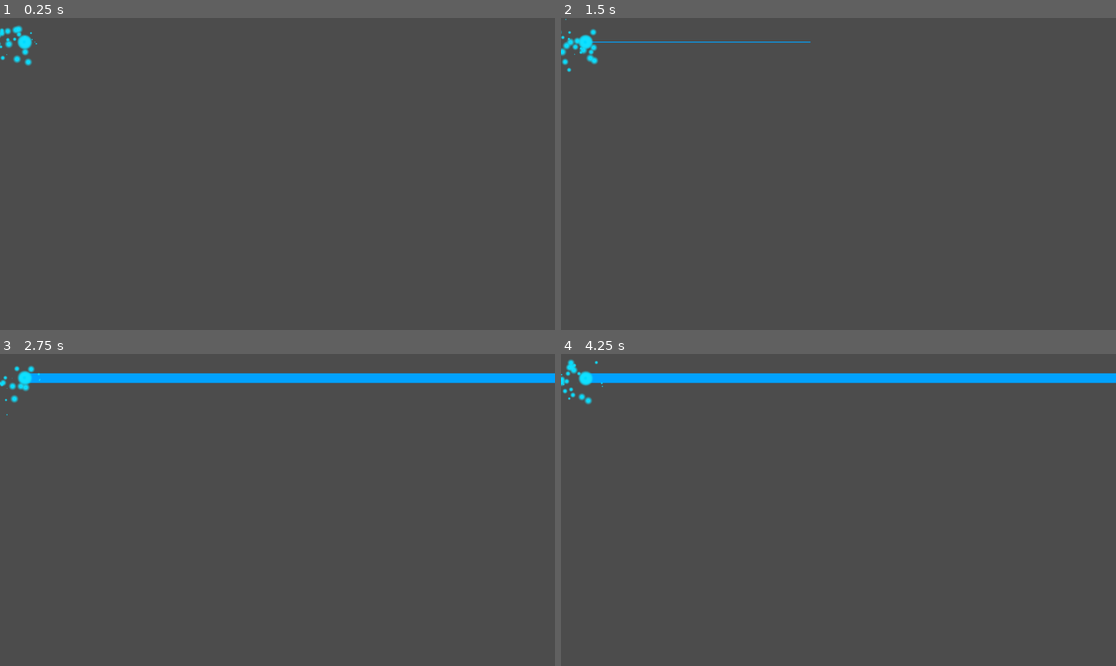
Above: before the commit, frames 1-4 (two rows, left to right).
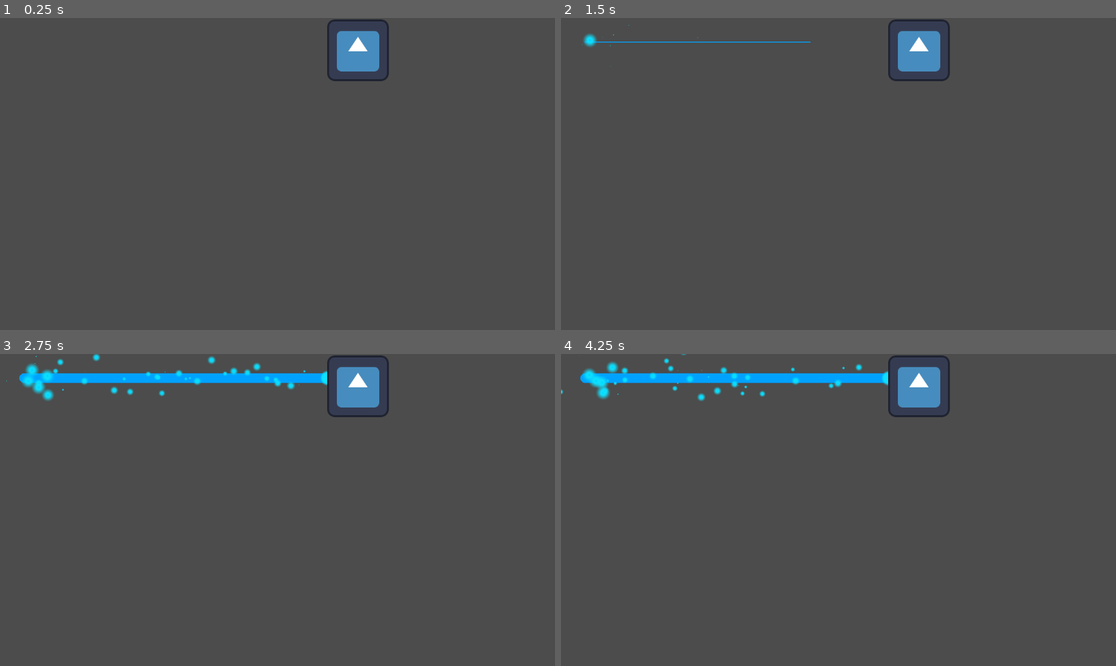
Above: after the commit, the same moments.

Repository: BlurryGames/VFXSecrets
Game: Godot game, scene res://04LaserBeam/PrototypingTheLaser/prototyping_the_laser.tscn
The game is run twice, just before and just after one commit, with the same random seed, the same clock (stepped at 60 frames per second) and the same inputs. The project has no main scene, so this scene is started directly. The engine's default icon, where the game draws it, is replaced by a stand-in: a white triangle on a blue panel in a dark square.
Inputs:
- Up to frame 1 (0.25 s): no input
- Up to frame 2 (1.5 s): tap Enter (ui_accept) at 0.5, 1.35 s; hold Enter (ui_accept) 0.53-1.28 s
- Up to frame 3 (2.75 s): tap Enter (ui_accept) at 1.52, 1.82 s; hold Enter (ui_accept) from 2.03 s (still down)
- Up to frame 4 (4.25 s): release Enter (ui_accept) at 2.78 s; tap Enter (ui_accept) at 2.85, 3.02, 3.32 s; hold Enter (ui_accept) from 3.53 s (still down)

The runs differ from the first frame. In frame 1, 1.6% of the frame differs, in the area x 0-71%, y 0-21%; in frame 2, 1.6%; in frame 3, 3.3%; in frame 4, 3.3%, in the area x 0-100%, y 0-21%.

Commit message:
Section4: Laser Beam / Lesson5: Emitting particles dynamically

Diff:
--- a/04LaserBeam/PrototypingTheLaser/laser_beam.gd
+++ b/04LaserBeam/PrototypingTheLaser/laser_beam.gd
@@ -10,6 +10,10 @@
 	set = set_is_casting
 
 @onready var fill: Line2D = %FillLine2D
+
+@onready var casting_particles: GPUParticles2D = %CastingParticles2D
+@onready var collision_particles: GPUParticles2D = %CollisionParticles2D
+@onready var beam_particles: GPUParticles2D = %BeamParticles2D
 
 @onready var line_with: float = fill.get_width()
 
@@ -37,14 +41,23 @@
 		dissapear()
 
 	set_physics_process(is_casting)
+	casting_particles.set_emitting(is_casting)
+	beam_particles.set_emitting(is_casting)
 
 func cast_beam() -> void:
 	var cast_point: Vector2 = get_target_position()
 	force_raycast_update()
+	collision_particles.set_emitting(is_colliding())
 	if is_colliding():
 		cast_point = to_local(get_collision_point())
+		collision_particles.set_global_rotation(get_collision_normal().angle())
+		collision_particles.set_position(cast_point)
 
 	fill.points[1] = cast_point
+	beam_particles.set_position(cast_point * 0.5)
+	var particle_material: ParticleProcessMaterial = beam_particles.process_material
+	if particle_material and particle_material.get_emission_shape() == ParticleProcessMaterial.EMISSION_SHAPE_BOX:
+		particle_material.emission_box_extents.x = cast_point.length() * 0.5
 
 func apper() -> void:
 	if tween and tween.is_running():
@@ -59,3 +72,4 @@
 
 	tween = create_tween()
 	tween.tween_property(fill, ^"width", 0.0, growth_time)
+	collision_particles.set_emitting(false)
--- a/04LaserBeam/PrototypingTheLaser/prototyping_the_laser.tscn
+++ b/04LaserBeam/PrototypingTheLaser/prototyping_the_laser.tscn
@@ -1,7 +1,8 @@
-[gd_scene load_steps=13 format=3 uid="uid://d1621j0enkoyk"]
+[gd_scene load_steps=15 format=3 uid="uid://d1621j0enkoyk"]
 
 [ext_resource type="Texture2D" uid="uid://ba05c1jejxt3f" path="res://04LaserBeam/PrototypingTheLaser/glowing_circle.tres" id="1_guv6t"]
 [ext_resource type="Script" path="res://04LaserBeam/PrototypingTheLaser/laser_beam.gd" id="1_wqo6m"]
+[ext_resource type="Texture2D" uid="uid://d51h8c1nypl7" path="res://icon.svg" id="3_1kw2l"]
 
 [sub_resource type="Environment" id="Environment_vypvj"]
 background_mode = 3
@@ -62,6 +63,9 @@
 scale_curve = SubResource("CurveTexture_e165s")
 color_ramp = SubResource("GradientTexture1D_ereds")
 
+[sub_resource type="RectangleShape2D" id="RectangleShape2D_1ilg3"]
+size = Vector2(123, 125)
+
 [node name="PrototypingTheLaser" type="Node"]
 
 [node name="WorldEnvironment" type="WorldEnvironment" parent="."]
@@ -69,6 +73,7 @@
 
 [node name="LaserBeam2D" type="RayCast2D" parent="."]
 position = Vector2(50, 50)
+collide_with_areas = true
 script = ExtResource("1_wqo6m")
 
 [node name="FillLine2D" type="Line2D" parent="LaserBeam2D"]
@@ -82,13 +87,16 @@
 end_cap_mode = 2
 
 [node name="CastingParticles2D" type="GPUParticles2D" parent="LaserBeam2D"]
+unique_name_in_owner = true
 modulate = Color(1.5, 1.5, 1.5, 1)
 emitting = false
 process_material = SubResource("ParticleProcessMaterial_cdcne")
 texture = ExtResource("1_guv6t")
 
 [node name="BeamParticles2D" type="GPUParticles2D" parent="LaserBeam2D"]
+unique_name_in_owner = true
 modulate = Color(1.5, 1.5, 1.5, 1)
+emitting = false
 amount = 50
 process_material = SubResource("ParticleProcessMaterial_feeqf")
 texture = ExtResource("1_guv6t")
@@ -97,7 +105,19 @@
 visibility_rect = Rect2(-2500, -2500, 5000, 5000)
 
 [node name="CollisionParticles2D" type="GPUParticles2D" parent="LaserBeam2D"]
+unique_name_in_owner = true
 modulate = Color(1.5, 1.5, 1.5, 1)
+emitting = false
 process_material = SubResource("ParticleProcessMaterial_dywij")
 texture = ExtResource("1_guv6t")
 lifetime = 0.3
+
+[node name="Sprite2D" type="Sprite2D" parent="."]
+position = Vector2(743, 67)
+texture = ExtResource("3_1kw2l")
+
+[node name="Area2D" type="Area2D" parent="Sprite2D"]
+
+[node name="CollisionShape2D" type="CollisionShape2D" parent="Sprite2D/Area2D"]
+position = Vector2(0.5, -0.5)
+shape = SubResource("RectangleShape2D_1ilg3")
